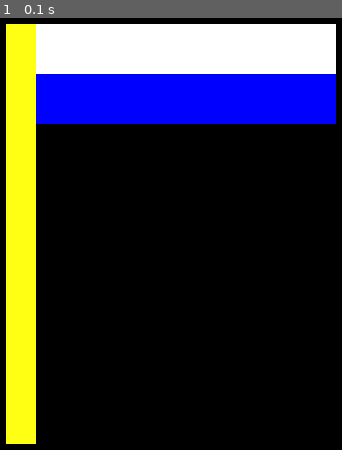
Above: before the commit, frame 1.
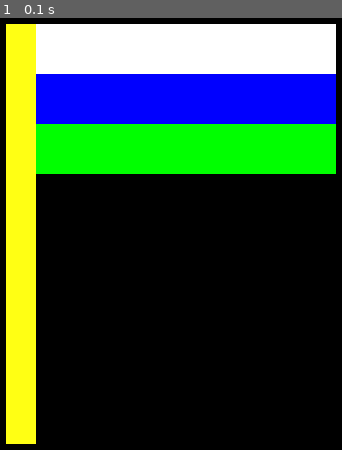
Above: after the commit, the same moment.

Repository: lapevgen/git_pygame_1
Game: pygame game, started from flag.py
Same seed, same stepped clock (60 frames per second), same inputs: the game is played once before the commit and once after it.
Inputs:
- Up to frame 1 (0.1 s): no input

The runs differ from the first frame. In frame 1, 10% of the frame differs, in the area x 10-99%, y 24-37%.

Commit message:
Зеленая полоса

Diff:
--- a/flag.py
+++ b/flag.py
@@ -14,6 +14,10 @@
     color1 = pygame.Color(0, 0, 255)
     pygame.draw.rect(screen, color1, (50, 70, 300, 50), 0)
 
+    # красная полоса
+    color1 = pygame.Color(0, 255, 0)
+    pygame.draw.rect(screen, color1, (50, 120, 300, 50), 0)
+
 
 pygame.init()
 size = width, height = 800, 450  # размер окна
